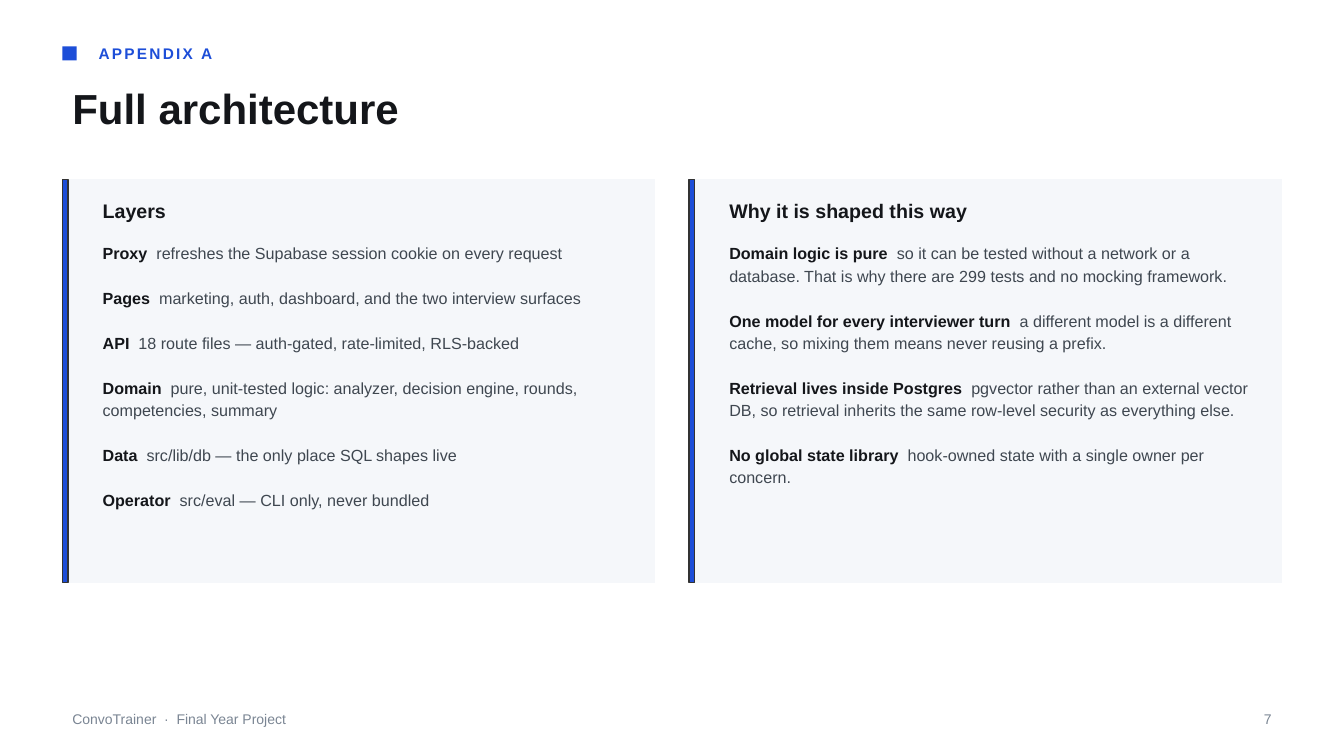
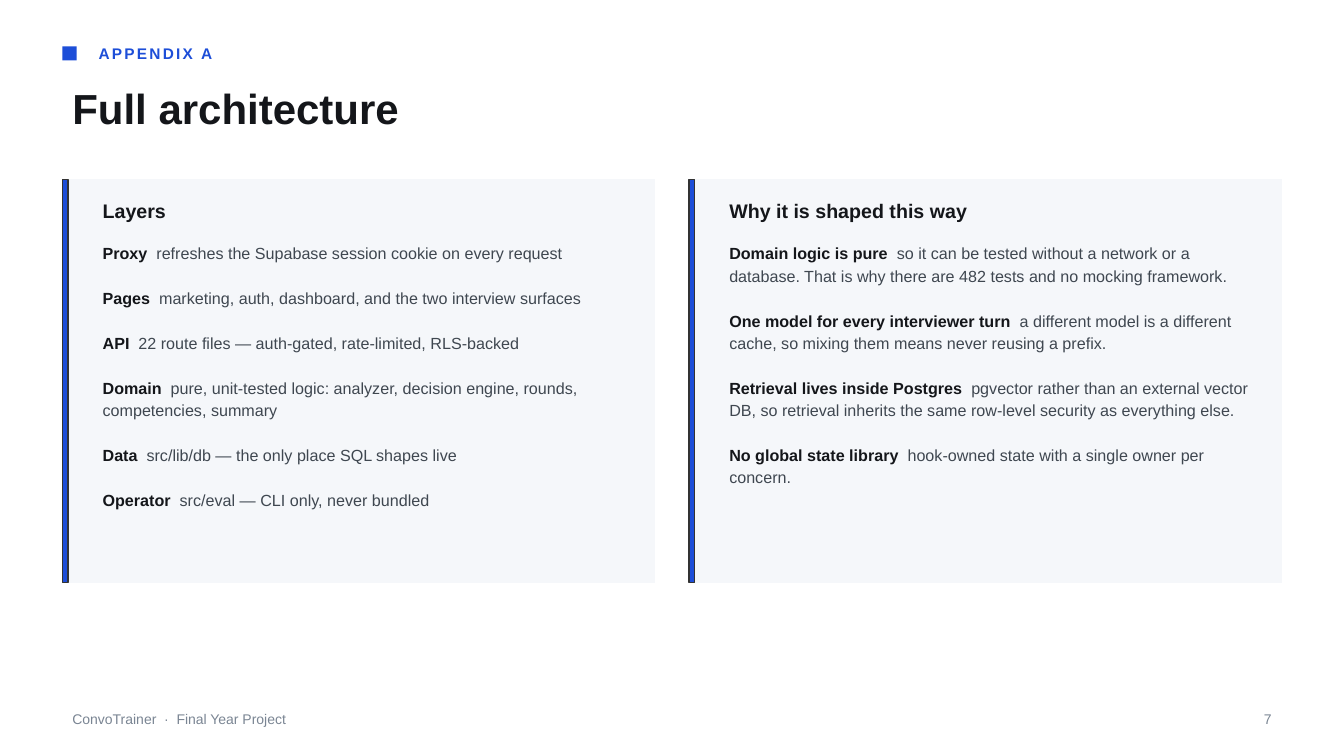
Before and after one commit to DylanTYX/social-interaction-app, a slide deck: slide 7 of docs/presentation/FYP-demo.pptx. Drawn at 1344x756 pixels with LibreOffice and Linux fonts; fonts in the diff are those of the drawing. Boxes give left, top, right and bottom in pixels: in the first picture for what was removed or moved away, otherwise in the second. Text is boxed around its words. In the diff, an @@ line names an element or a change of style, - is before the commit and + after.

```diff
--- a/docs/presentation/FYP-demo.pptx
+++ b/docs/presentation/FYP-demo.pptx
@@ text at [729, 247, 1227, 286]: text changed @@
-Domain logic is pure so it can be tested without a network or a database. That is why there are 299 tests and no mocking framework.
+Domain logic is pure so it can be tested without a network or a database. That is why there are 482 tests and no mocking framework.
@@ text at [103, 337, 519, 353]: text changed @@
-API 18 route files — auth-gated, rate-limited, RLS-backed
+API 22 route files — auth-gated, rate-limited, RLS-backed
```
Also in this commit, not shown: 2 other slides changed, 5 slides added, 5 slides removed, 10 other files.
